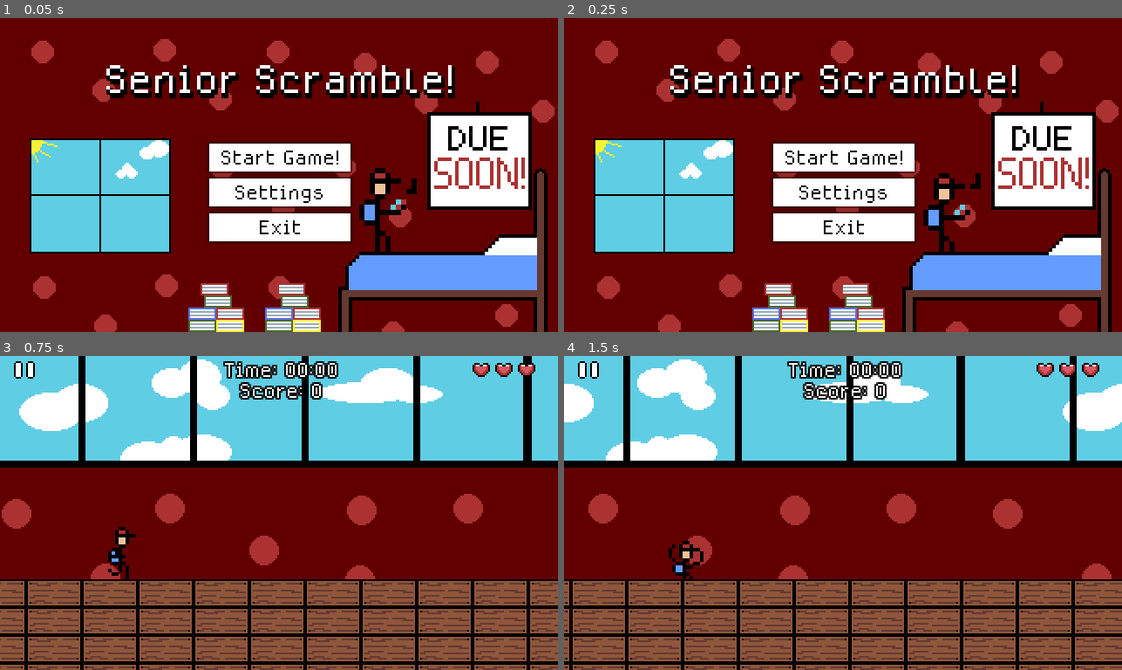
Above: before the commit, frames 1-4 (two rows, left to right).
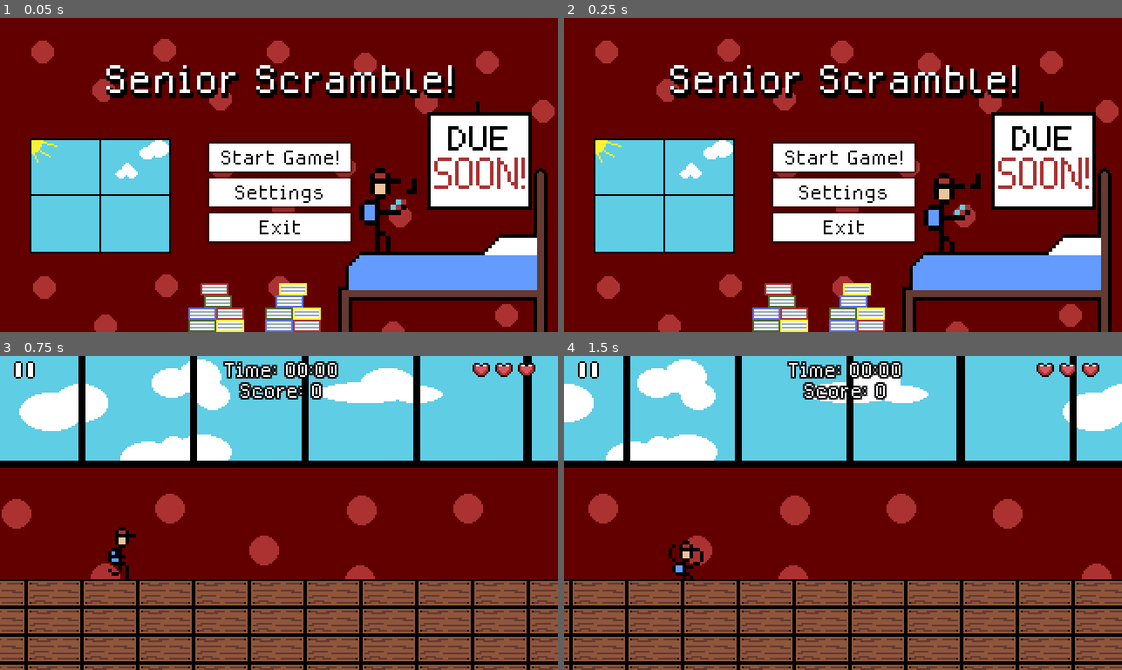
Above: after the commit, the same moments.

Repository: jmate03/Senior-Scramble
Game: Godot game, scene res://scenes/main_menu.tscn
The game is run twice, just before and just after one commit, with the same random seed, the same clock (stepped at 60 frames per second) and the same inputs.
Inputs (mouse positions are in pixels of both pictures, inside the frame that each line leads up to):
- Up to frame 1 (0.05 s): no input
- Up to frame 2 (0.25 s): no input
- Up to frame 3 (0.75 s): click "Start Game!" at 0.5 s
- Up to frame 4 (1.5 s): move the mouse to (965, 497) at 1.27 s; hold Right (ui_right) from 1.28 s (still down); right-click (965, 497) at 1.35 s

The runs differ from the first frame. In frame 1, 0.5% of the frame differs, in the area x 47-58%, y 84-100%; in frame 2, 0.5%; in frame 3, nothing differs; in frame 4, nothing differs.

Commit message:
minor decor fix

Diff:
--- a/scenes/main_menu.tscn
+++ b/scenes/main_menu.tscn
@@ -139,6 +139,7 @@
 position = Vector2(58, 20)
 scale = Vector2(3, 3.062)
 sprite_frames = SubResource("SpriteFrames_tbmy8")
+animation = &"idle"
 script = ExtResource("4_wu84c")
 
 [node name="TextbookDecor" type="AnimatedSprite2D" parent="."]
@@ -149,7 +150,7 @@
 [node name="TextbookDecor2" type="AnimatedSprite2D" parent="."]
 position = Vector2(8, 74)
 sprite_frames = SubResource("SpriteFrames_flqon")
-animation = &"var1"
+animation = &"var2"
 
 [node name="Title" type="Label" parent="."]
 layout_mode = 1
